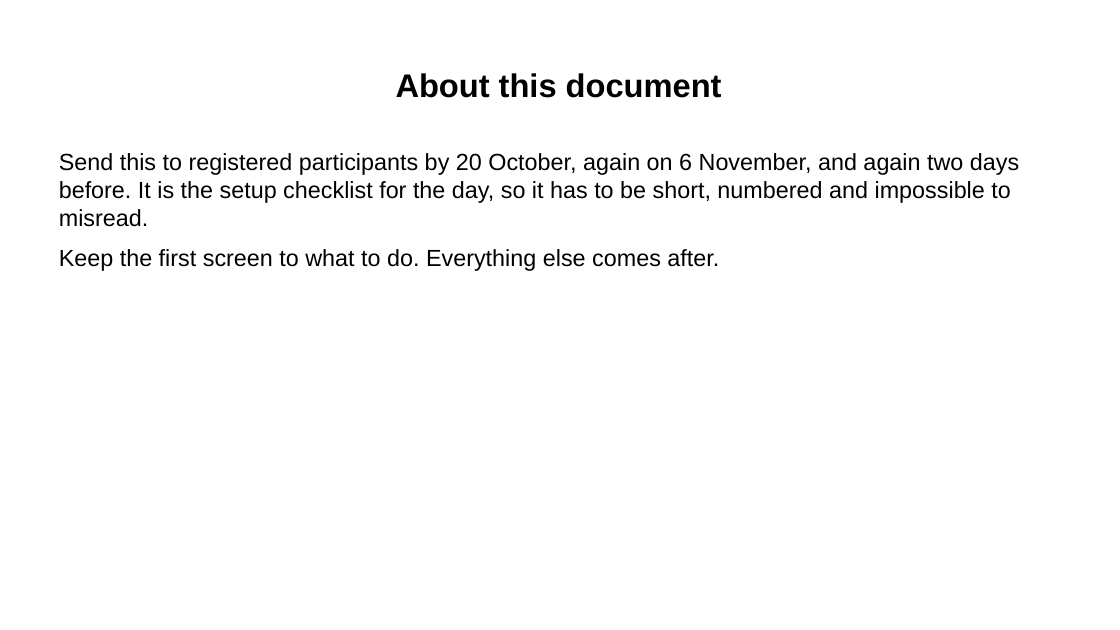
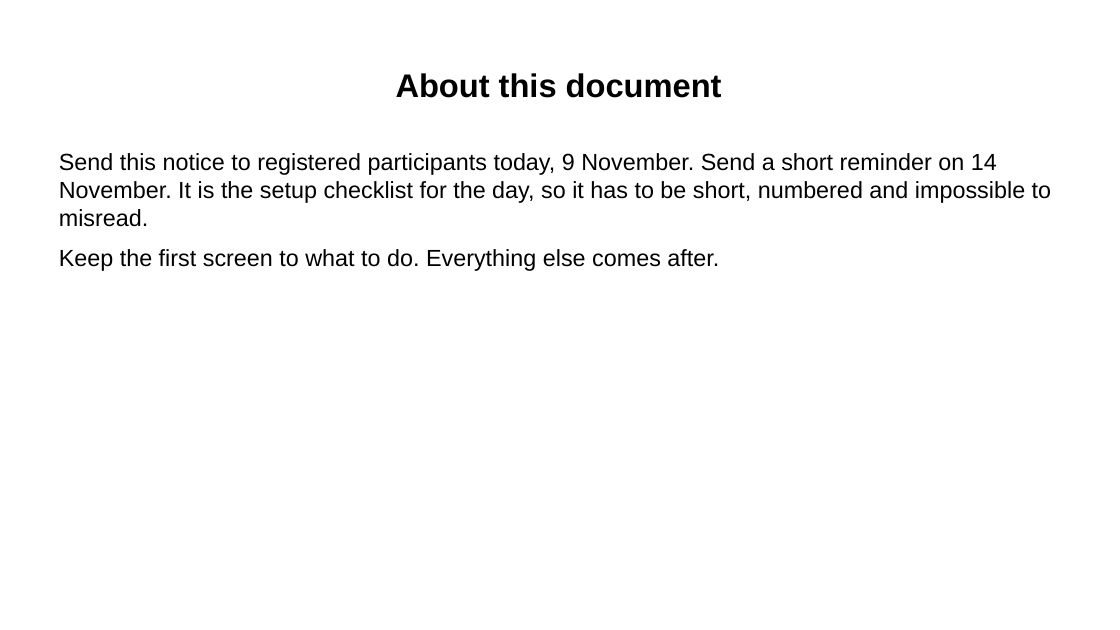
Before and after one commit to Community-Access/glow, a slide deck: slide 2 of docs/ahg-2026/pre-event-message.pptx. Drawn at 1120x630 pixels with LibreOffice and Linux fonts; fonts in the diff are those of the drawing. Boxes give left, top, right and bottom in pixels: in the first picture for what was removed or moved away, otherwise in the second. Text is boxed around its words. In the diff, an @@ line names an element or a change of style, - is before the commit and + after.

```diff
--- a/docs/ahg-2026/pre-event-message.pptx
+++ b/docs/ahg-2026/pre-event-message.pptx
@@ text at (x1=59, y1=153, x2=1051, y2=227): text changed @@
-Send this to registered participants by 20 October, again on 6 November, and again two days before. It is the setup checklist for the day, so it has to be short, numbered and impossible to misread.
+Send this notice to registered participants today, 9 November. Send a short reminder on 14 November. It is the setup checklist for the day, so it has to be short, numbered and impossible to misread.
```
Also in this commit, not shown: 5 other slides changed, 4 slides added, 18 other files.
